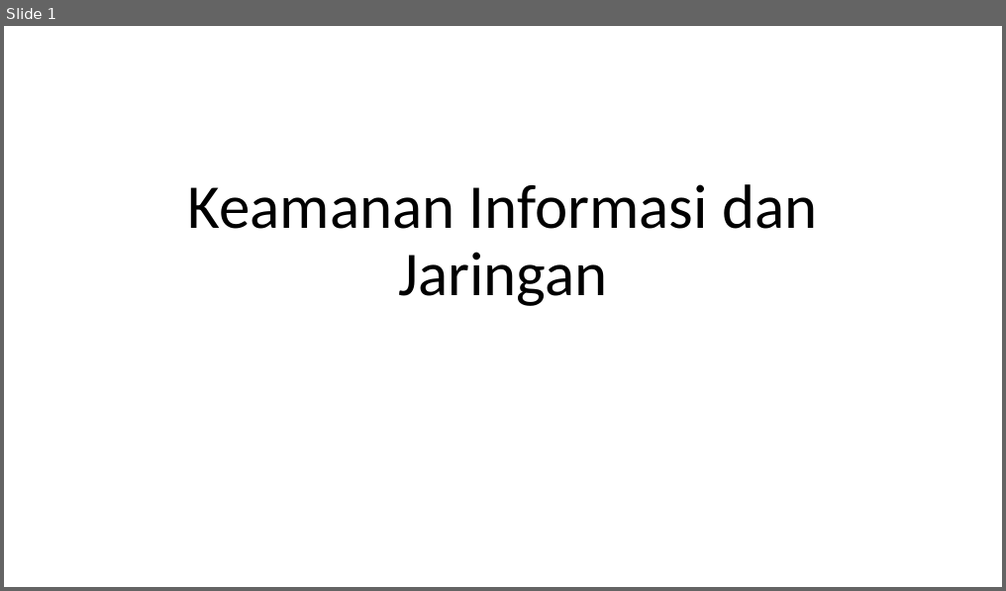
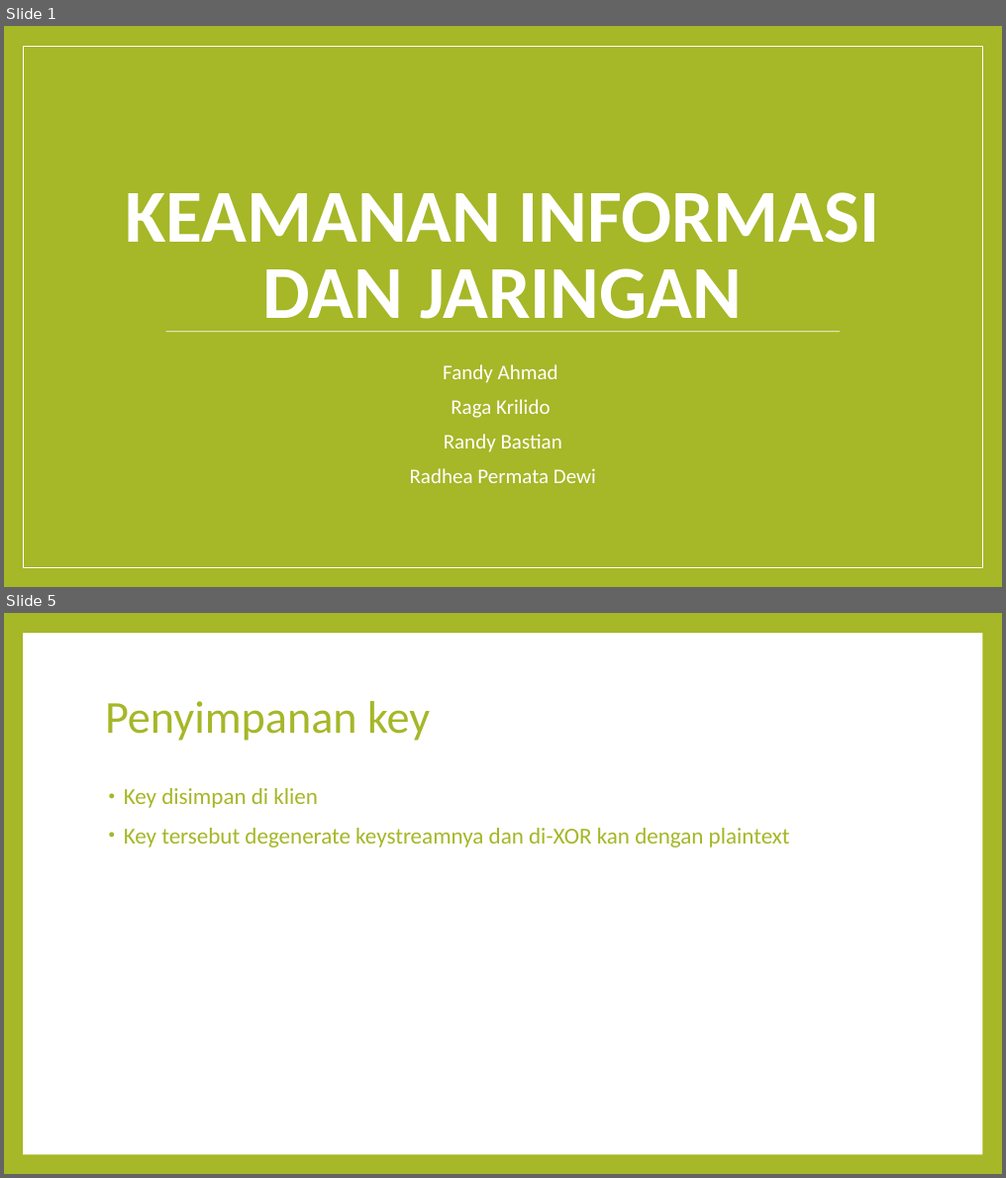
Before and after one commit to radheadewi/chattingKIJ, a slide deck: Dokumentasi/Presentasi Diskusi.ppt. Shown one above the other, each under a label of ours: slide 1 before the commit, slides 1 and 5 after it; the slides between them are not shown. The pictures are 1006x591 and 1006x1178 pixels, drawn with LibreOffice and Linux fonts; fonts in the diff are those of the drawing. Boxes give left, top, right and bottom in pixels: in the first picture for what was removed or moved away, otherwise in the second. Text is boxed around its words. In the diff, an @@ line names an element or a change of style, - is before the commit and + after.

Commit message:
Diskusi dan klient.

```diff
--- a/Dokumentasi/Presentasi Diskusi.ppt
+++ b/Dokumentasi/Presentasi Diskusi.ppt
@@ slide 5 added at [4, 613, 1002, 1174], background #A6B727 @@
@@ rectangle added at [23, 633, 982, 1155], fill #FFFFFF @@
@@ title added at [105, 701, 430, 741], 44 pt, text #A6B727 @@
+Penyimpanan key
@@ text added at [124, 788, 790, 848], 22 pt, text #A6B727 @@
+• Key disimpan di klien
+• Key tersebut degenerate keystreamnya dan di-XOR kan dengan plaintext
@@ slide 1 changed as well @@
@@ background #FFFFFF to #A6B727 @@
@@ rectangle added at [23, 46, 982, 568], fill #A6B727, outline #FFFFFF 0.99 pt @@
@@ title at [125, 192, 879, 332]: text changed; size 60 to 72 pt; text colour #000000 to #FFFFFF; bold on @@
-Keamanan Informasi dan Jaringan
+KEAMANAN INFORMASI DAN JARINGAN
@@ line added from (165, 331) to (839, 331), #FFFFFF 0.79 pt @@
@@ subtitle added at [410, 365, 596, 483], 20 pt, text #FFFFFF @@
+Fandy Ahmad
+Raga Krilido
+Randy Bastian
+Radhea Permata Dewi
```
Also in this commit, not shown: 4 other slides added, 3 other files.
